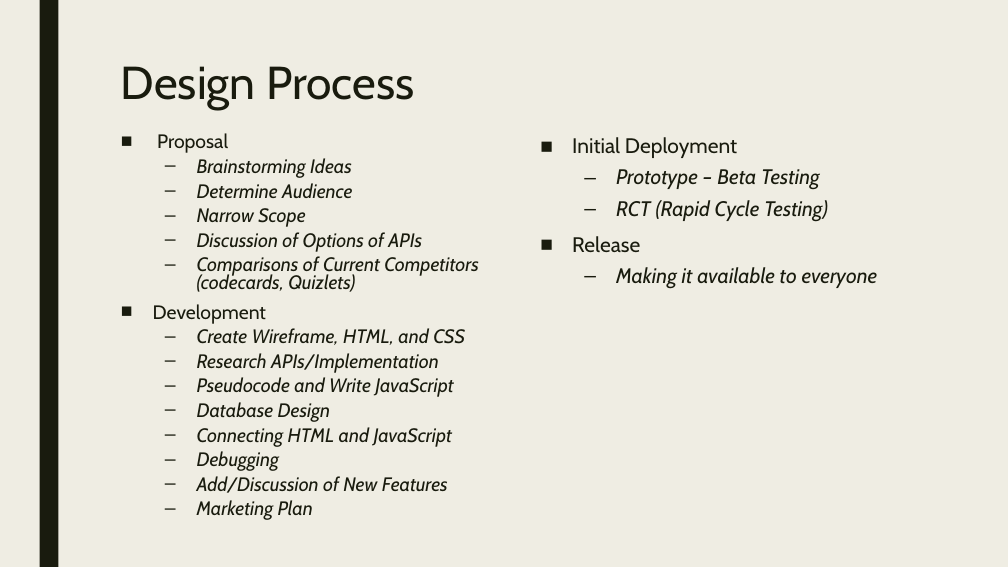
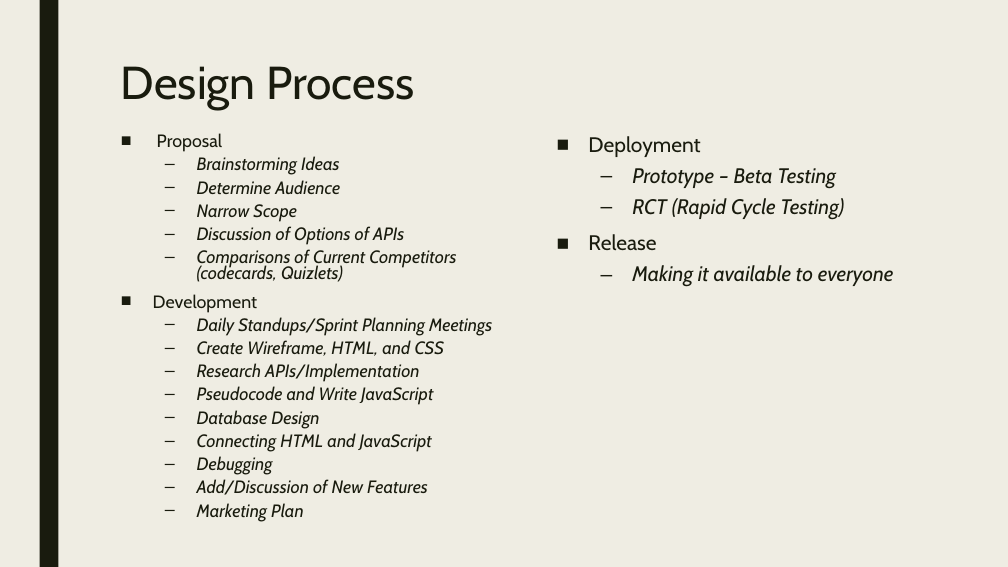
Before and after one commit to codeDeck-Learning-Tools/codeDeck, a slide deck: slide 4 of powerpoint/codeDeck.pptx. Drawn at 1008x567 pixels with LibreOffice and Linux fonts; fonts in the diff are those of the drawing. Boxes give left, top, right and bottom in pixels: in the first picture for what was removed or moved away, otherwise in the second. Text is boxed around its words. In the diff, an @@ line names an element or a change of style, - is before the commit and + after.

```diff
--- a/powerpoint/codeDeck.pptx
+++ b/powerpoint/codeDeck.pptx
@@ text at [153,133,456,522]: size 18.5 to 17 pt in "Proposal", "Brainstorming Ideas", "Determine Audience", "Narrow Scope" and 11 more places @@
@@ text "Deployment": place and size @@
-text "Deployment" at [572,137,878,289]
+text "Deployment" at [588,136,894,287]
@@ text at [588,136,700,157]: text changed @@
-■ Initial Deployment
+■ Deployment
@@ text at [197,317,492,336]: paragraph added @@
+  – Daily Standups/Sprint Planning Meetings
```
Also in this commit, not shown: 4 other slides changed.
